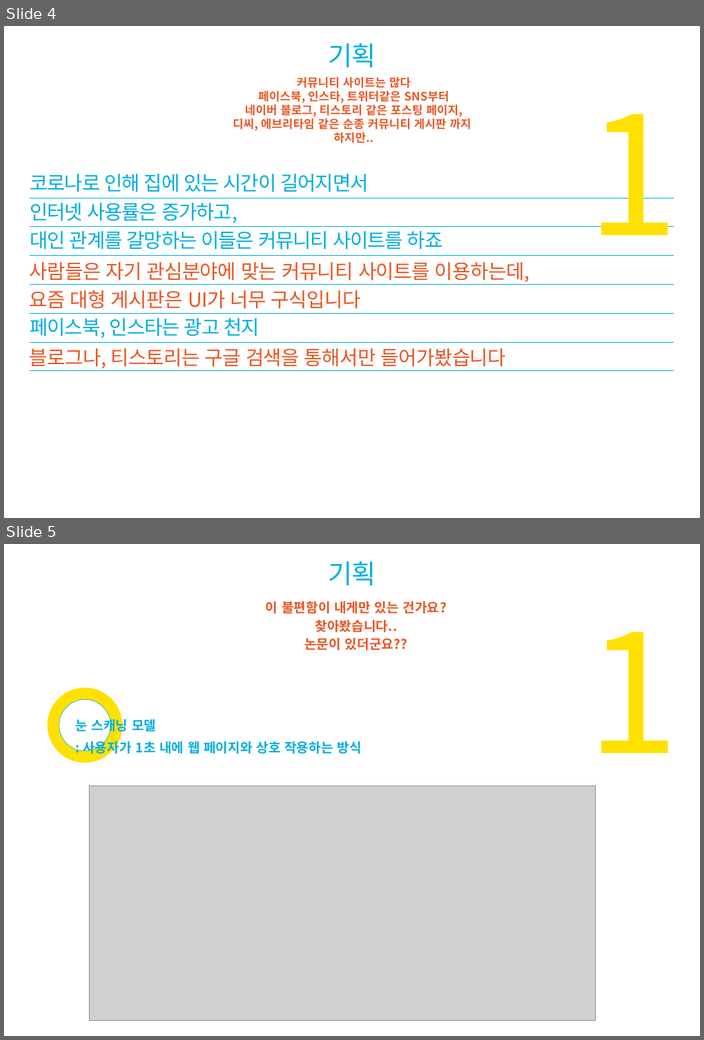
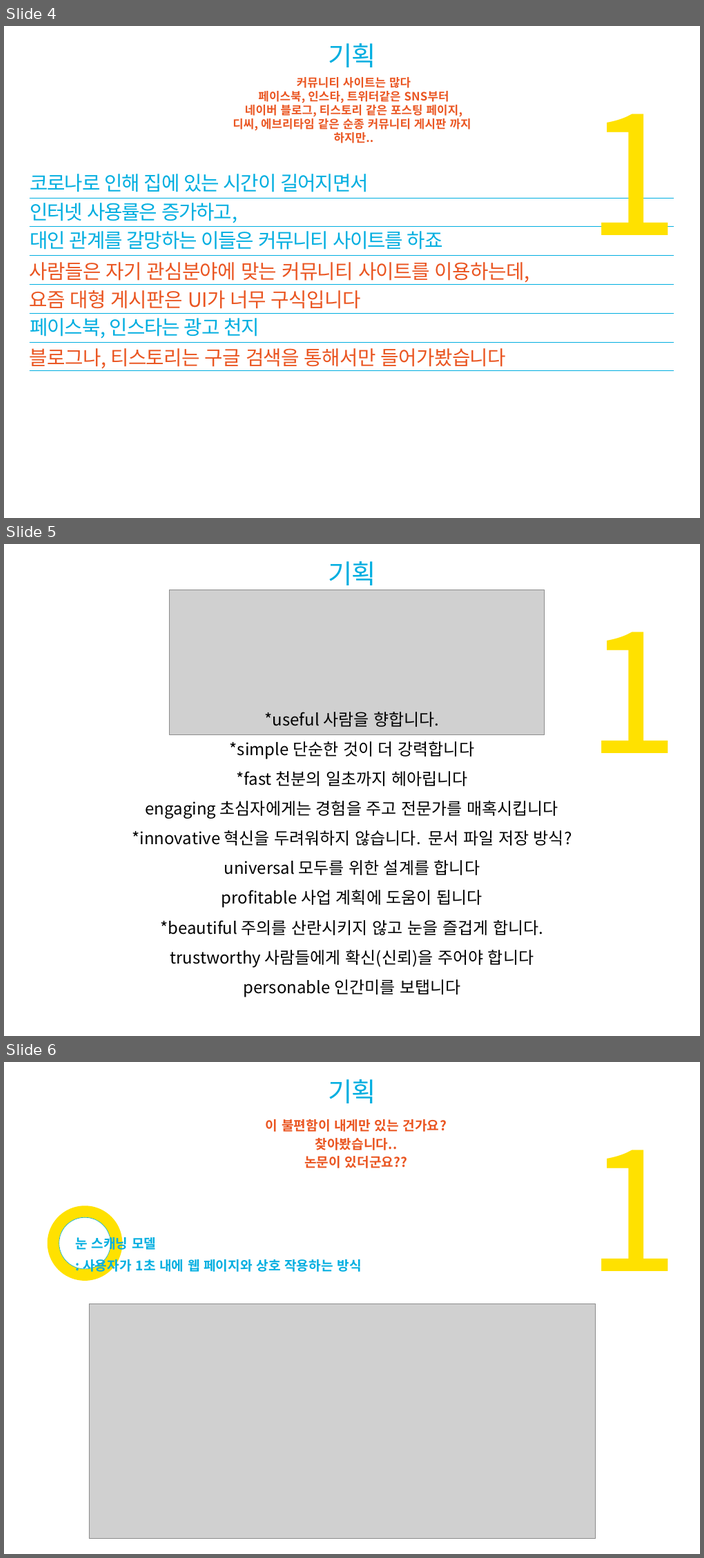
Before and after one commit to luke9349/LTNS_jsp_re, a slide deck: DOC/LTNS_jsp_최종.pptx. Shown one above the other, each under a label of ours: slides 4 and 5 before the commit, slides 4, 5 and 6 after it. The pictures are 704x1040 and 704x1558 pixels, drawn with LibreOffice and Linux fonts; fonts in the diff are those of the drawing; grey boxes stand for pictures; background and template pictures are left out. Boxes give left, top, right and bottom in pixels: in the first picture for what was removed or moved away, otherwise in the second. Text is boxed around its words. In the diff, an @@ line names an element or a change of style, - is before the commit and + after.

Commit message:
dd

```diff
--- a/DOC/LTNS_jsp_최종.pptx
+++ b/DOC/LTNS_jsp_최종.pptx
@@ slide 5 added at (4, 544, 700, 1036), background #FFFFFF @@
@@ text added at (328, 561, 375, 590), 32 pt, text #00AEE0 @@
+기획
@@ picture added at (170, 590, 544, 735) @@
@@ text added at (587, 632, 679, 753), 200 pt, text #FFE100 @@
+1
@@ text added at (132, 712, 572, 997), 20 pt, text #000000 @@
+*useful 사람을 향합니다.
+*simple 단순한 것이 더 강력합니다
+*fast 천분의 일초까지 헤아립니다
+engaging 초심자에게는 경험을 주고 전문가를 매혹시킵니다
+*innovative 혁신을 두려워하지 않습니다. 문서 파일 저장 방식?
+universal 모두를 위한 설계를 합니다
+profitable 사업 계획에 도움이 됩니다
+*beautiful 주의를 산란시키지 않고 눈을 즐겁게 합니다.
+trustworthy 사람들에게 확신(신뢰)을 주어야 합니다
+personable 인간미를 보탭니다
@@ what was slide 5 is now slide 6 @@
```
